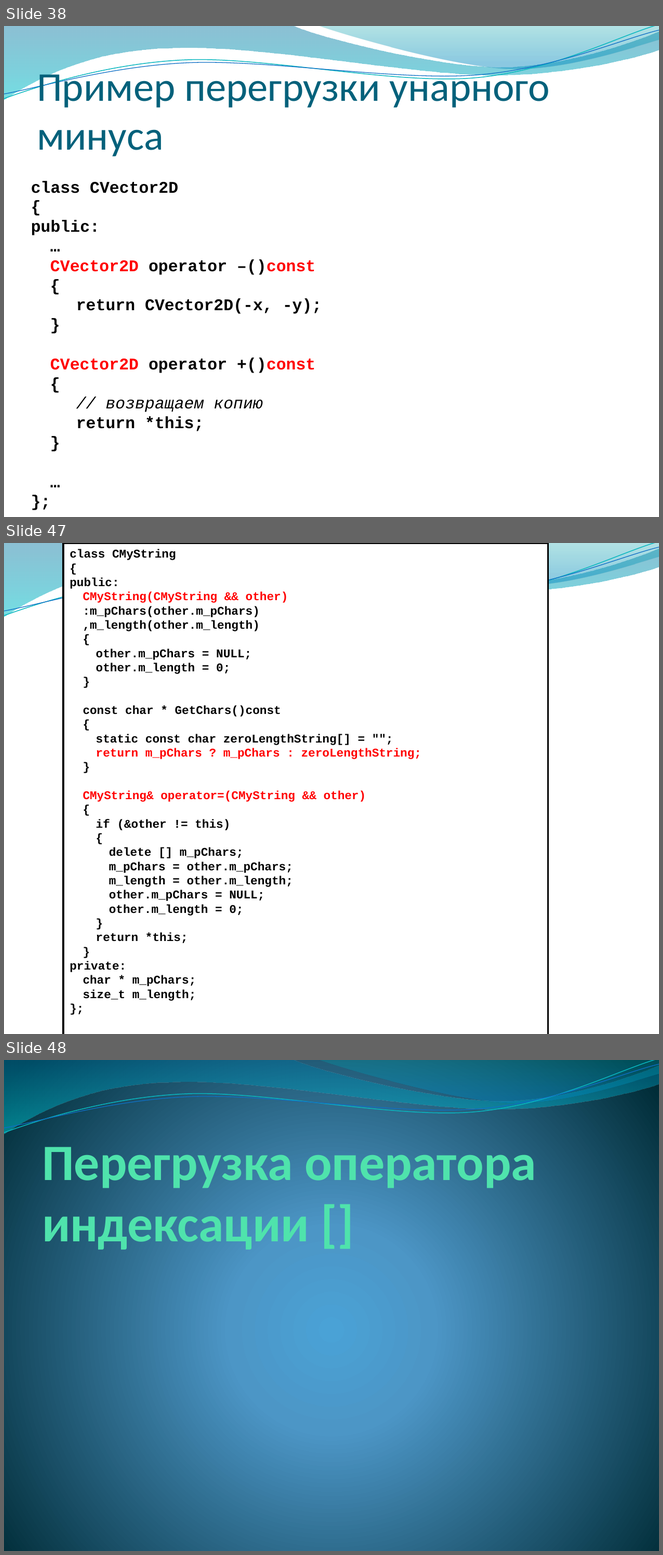
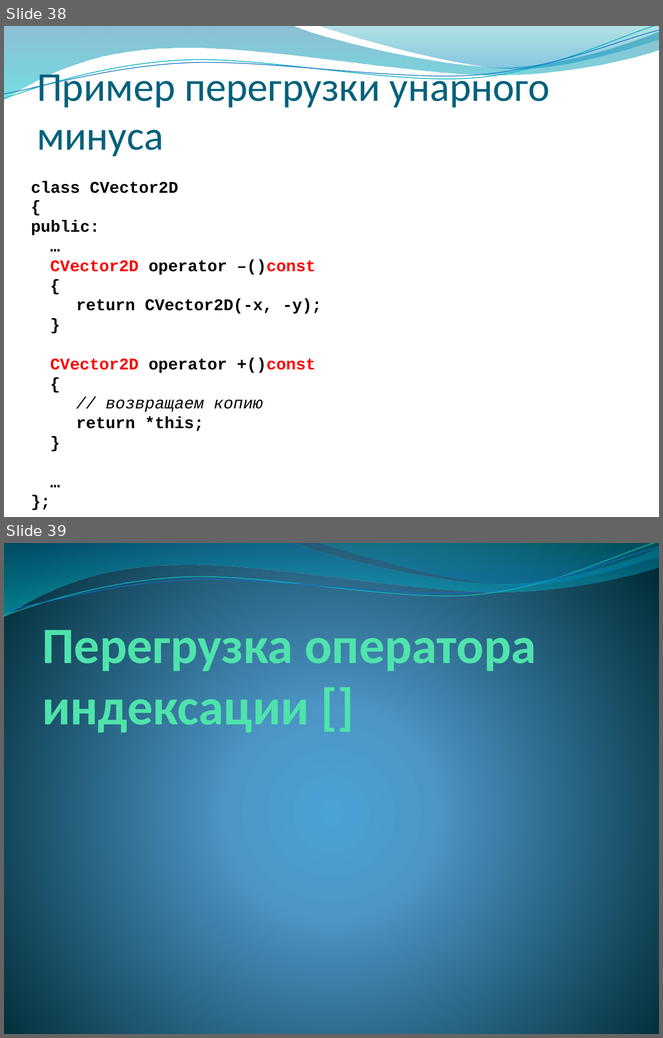
Before and after one commit to alexey-malov/oop, a slide deck: lectures/04/Дружественные функции и классы. Перегрузка операций.pptx. Shown one above the other, each under a label of ours: slides 38, 47 and 48 before the commit, slides 38 and 39 after it; the slides between them are not shown. The pictures are 663x1555 and 663x1038 pixels, drawn with LibreOffice and Linux fonts; fonts in the diff are those of the drawing; background and template pictures are left out. Boxes give left, top, right and bottom in pixels: in the first picture for what was removed or moved away, otherwise in the second. Text is boxed around its words. In the diff, an @@ line names an element or a change of style, - is before the commit and + after.

```diff
--- a/lectures/04/Дружественные функции и классы. Перегрузка операций.pptx
+++ b/lectures/04/Дружественные функции и классы. Перегрузка операций.pptx
@@ slide 47 removed at (4,543,659,1034), background picture (left out); not listed: 4 template elements that a slide beside it also shows @@
@@ rectangle removed at (64,543,548,1034) @@
-class CMyString
-{
-public:
-CMyString(CMyString && other)
-:m_pChars(other.m_pChars)
-,m_length(other.m_length)
-{
-other.m_pChars = NULL;
-other.m_length = 0;
-}
-const char * GetChars()const
-{
-static const char zeroLengthString[] = "";
-return m_pChars ? m_pChars : zeroLengthString;
-}
-CMyString& operator=(CMyString && other)
-{
-if (&other != this)
-{
-delete [] m_pChars;
-m_pChars = other.m_pChars;
-m_length = other.m_length;
-other.m_pChars = NULL;
-other.m_length = 0;
-}
-return *this;
-}
-private:
-char * m_pChars;
-size_t m_length;
-};
@@ what was slide 48 is now slide 39 @@
```
Also in this commit, not shown: 8 other slides removed, 1 other file.
